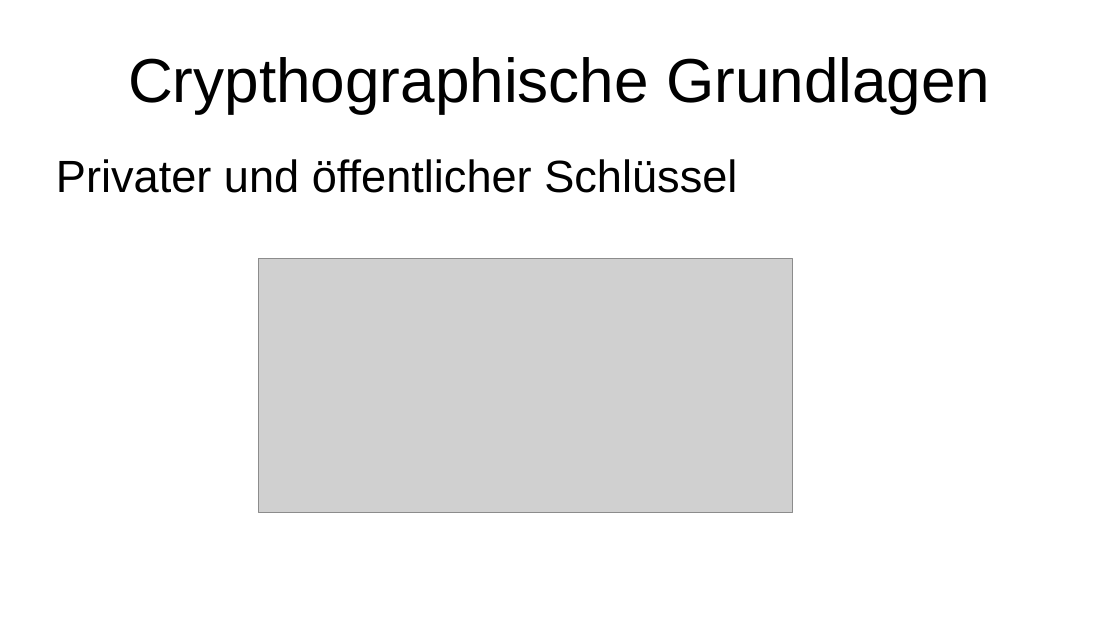
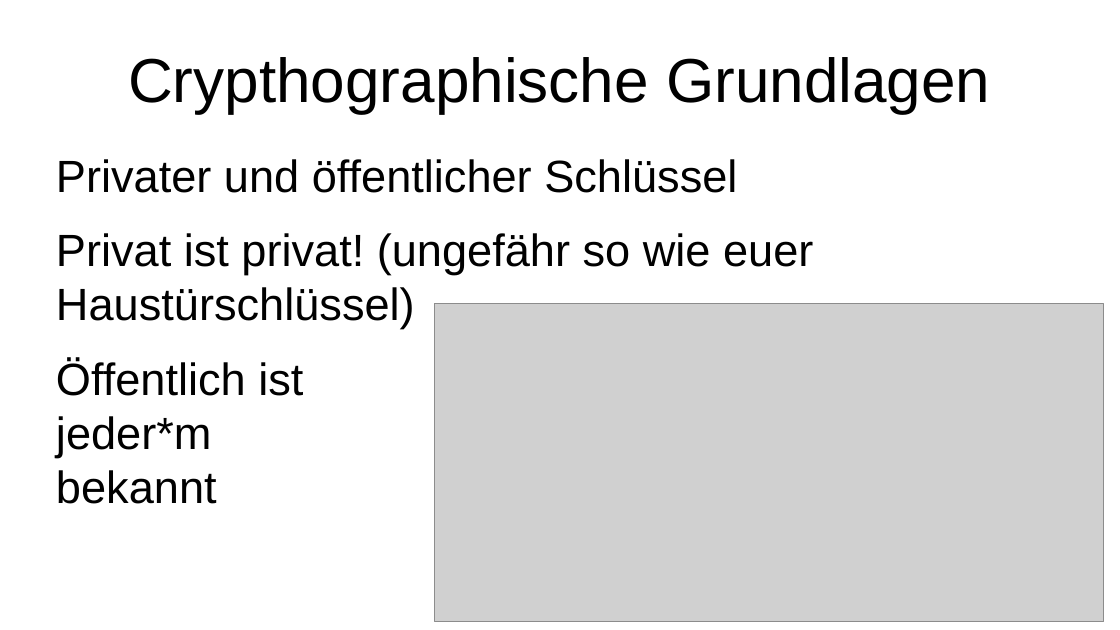
Before and after one commit to binary-bugs/mailVerschluesselung, a slide deck: slide 14 of präsi e-mail verschlüsselung.odp. Drawn at 1120x630 pixels with LibreOffice and Linux fonts; fonts in the diff are those of the drawing; grey boxes stand for pictures. Boxes give left, top, right and bottom in pixels: in the first picture for what was removed or moved away, otherwise in the second. Text is boxed around its words. In the diff, an @@ line names an element or a change of style, - is before the commit and + after.

Commit message:
layout gender stuff

```diff
--- a/präsi e-mail verschlüsselung.odp
+++ b/präsi e-mail verschlüsselung.odp
@@ text at <box>56,233,813,504</box>: paragraphs added @@
+Privat ist privat! (ungefähr so wie euer Haustürschlüssel)
+Öffentlich ist
+jeder*m
+bekannt
@@ picture: place and size @@
-picture at <box>259,259,794,513</box>
+picture at <box>435,304,1105,622</box>
```
Also in this commit, not shown: 4 other slides changed.
